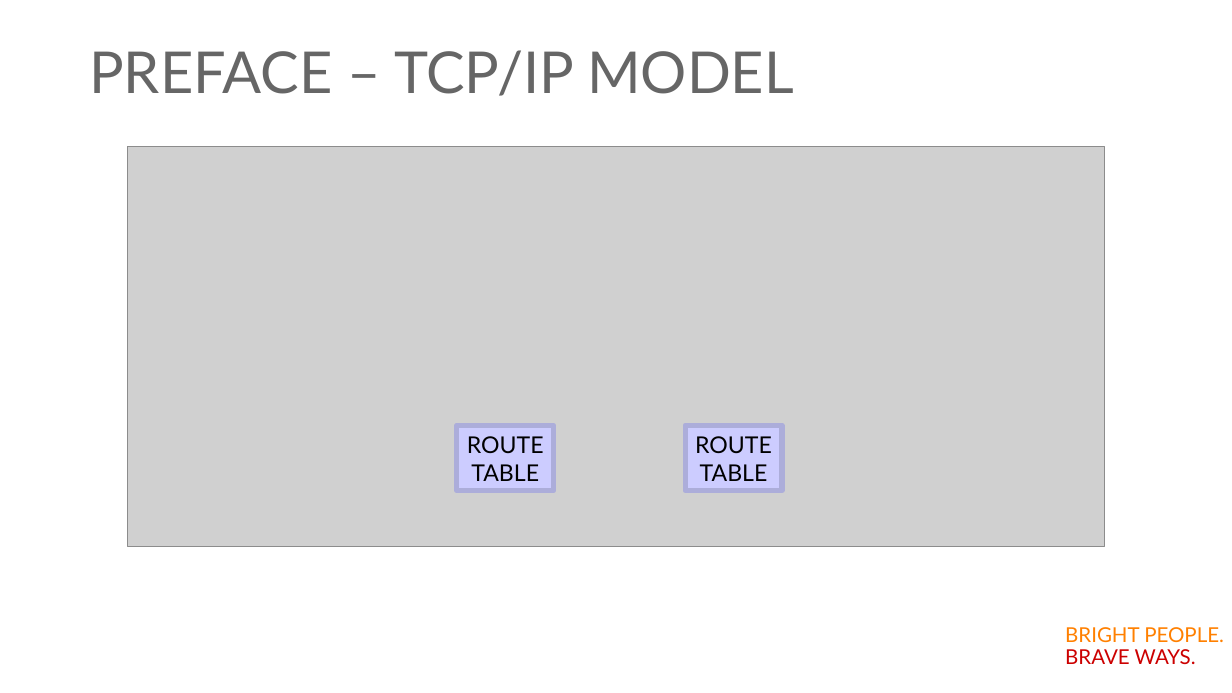
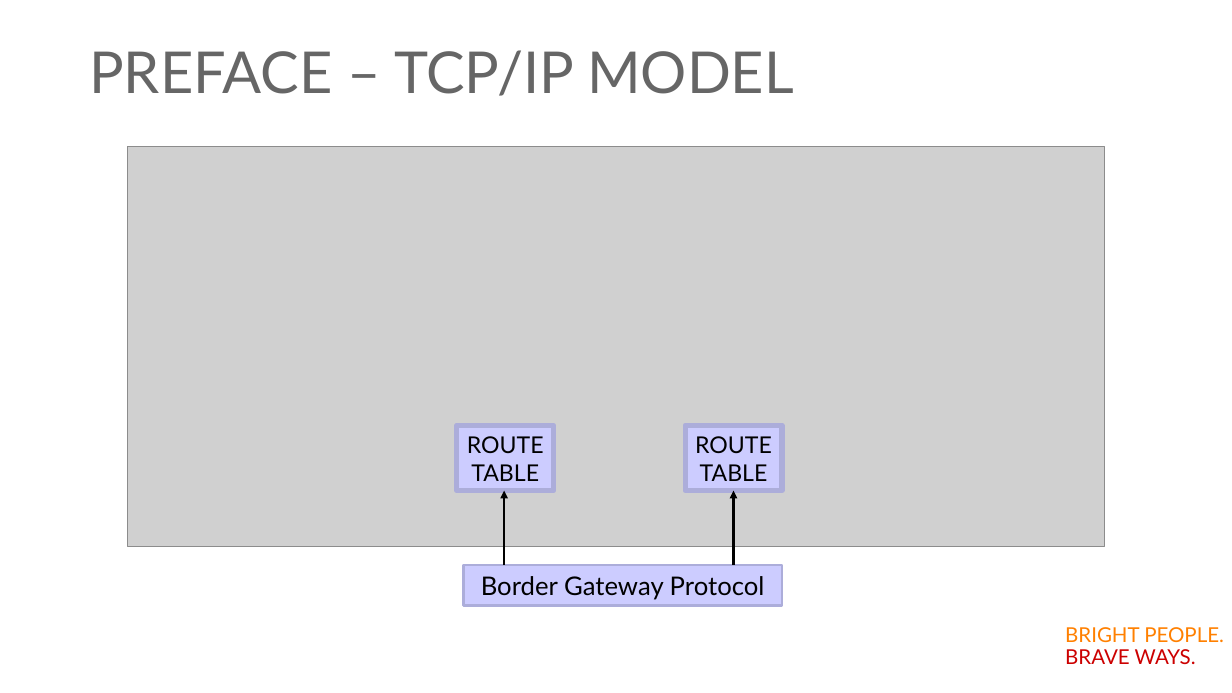
Before and after one commit to Accedia/aws-workshop, a slide deck: slide 3 of Day3-VPC_and_Networks/VPC.pptx. Drawn at 1232x693 pixels with LibreOffice and Linux fonts; fonts in the diff are those of the drawing; grey boxes stand for pictures; background and template pictures are left out. Boxes give left, top, right and bottom in pixels: in the first picture for what was removed or moved away, otherwise in the second. Text is boxed around its words. In the diff, an @@ line names an element or a change of style, - is before the commit and + after.

```diff
--- a/Day3-VPC_and_Networks/VPC.pptx
+++ b/Day3-VPC_and_Networks/VPC.pptx
@@ arrow added from (505, 565) to (505, 491), #000000 2 pt @@
@@ arrow added from (734, 565) to (734, 491), #000000 2 pt @@
@@ rectangle added at box(464, 565, 783, 605), fill #CCCCFF, outline #ACADDA 2 pt, 20 pt, text #000000 @@
+Border Gateway Protocol
```
Also in this commit, not shown: 7 other slides changed, 2 slides added, 1 other file.
